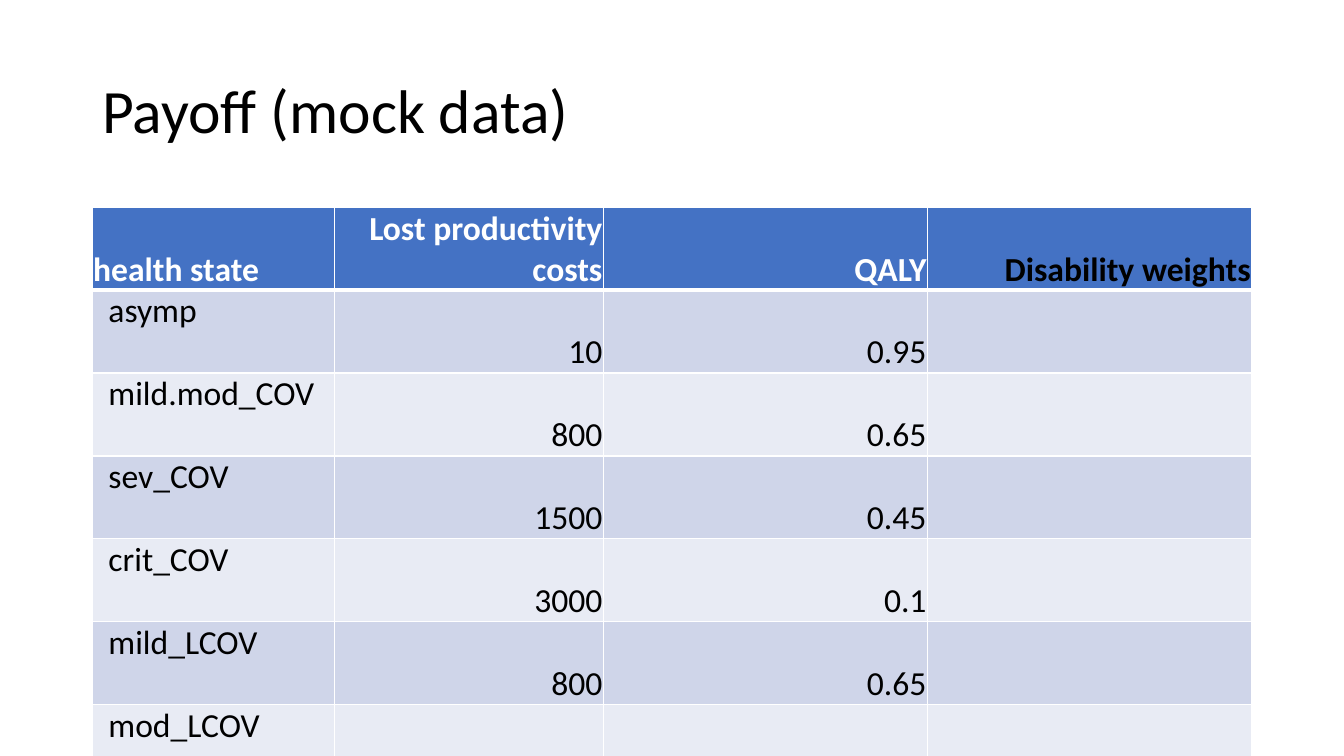
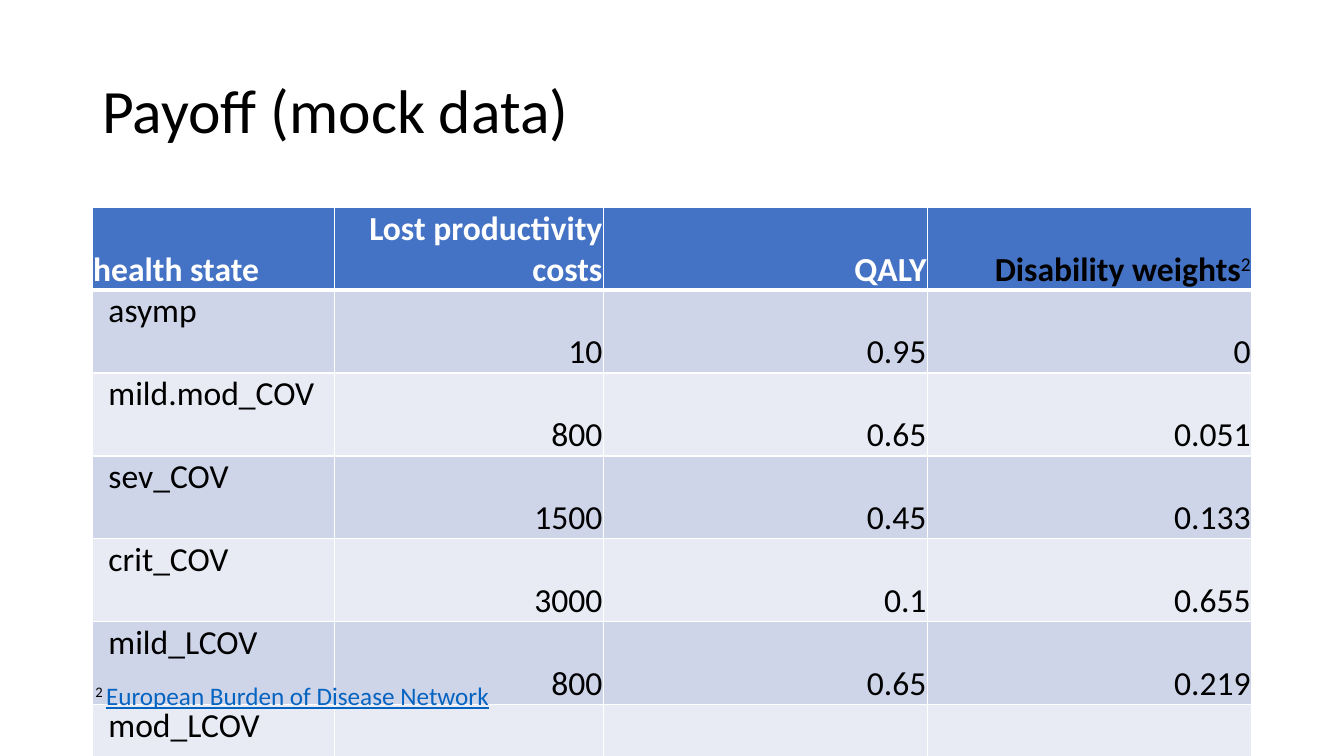
Before and after one commit to angelajben/Long_covid_burden, a slide deck: slide 4 of model/LCOVID_model_prototype.pptx. Drawn at 1344x756 pixels with LibreOffice and Linux fonts; fonts in the diff are those of the drawing. Boxes give left, top, right and bottom in pixels: in the first picture for what was removed or moved away, otherwise in the second. Text is boxed around its words. In the diff, an @@ line names an element or a change of style, - is before the commit and + after.

```diff
--- a/model/LCOVID_model_prototype.pptx
+++ b/model/LCOVID_model_prototype.pptx
@@ table at box(93, 208, 1253, 746) @@
-row 1, column 4: Disability weights
+row 1, column 4: Disability weights2
-row 2, column 4: 
+row 2, column 4: 0
-row 3, column 4: 
+row 3, column 4: 0.051
-row 4, column 4: 
+row 4, column 4: 0.133
-row 5, column 4: 
+row 5, column 4: 0.655
-row 6, column 4: 
+row 6, column 4: 0.219
@@ text added at box(95, 684, 488, 711), 18 pt, text #0563C1, underline @@
+2 European Burden of Disease Network
```
Also in this commit, not shown: 1 other slide changed, 2 slides added, 1 other file.
